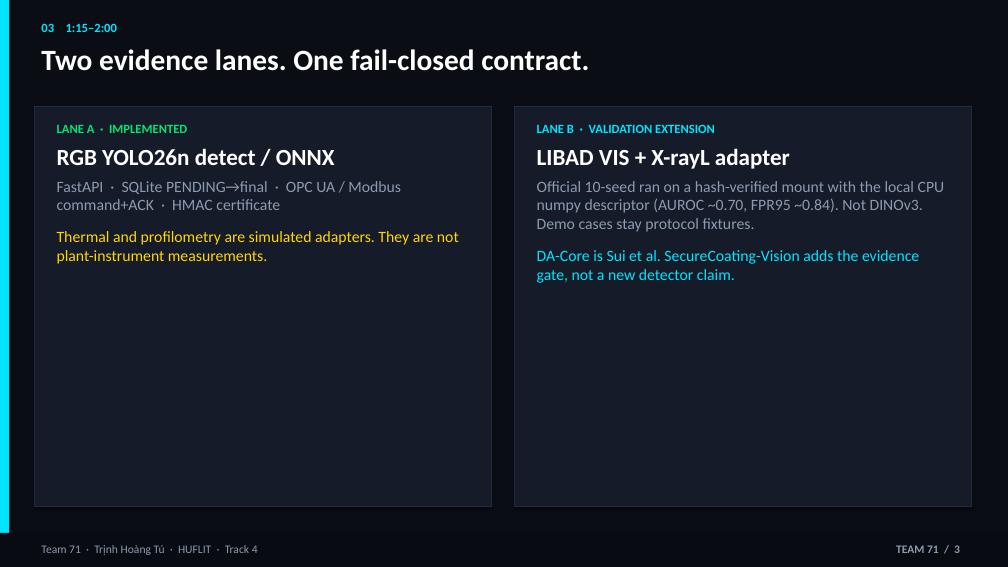
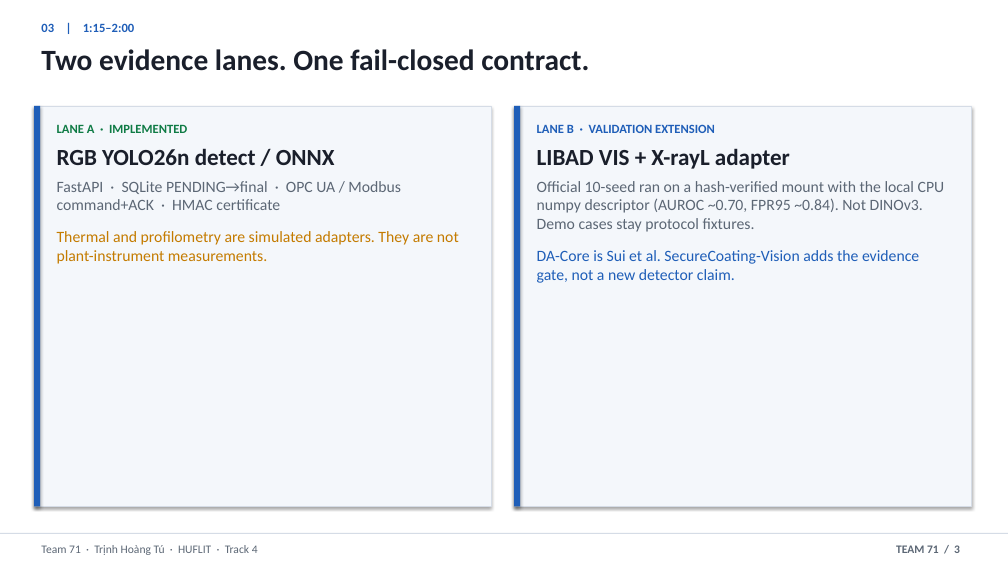
Before and after one commit to thtcsec/securecoating-vision, a slide deck: slide 3 of SecureCoating-Vision_Final_Defense_6min.pptx. Drawn at 1008x567 pixels with LibreOffice and Linux fonts; fonts in the diff are those of the drawing. Boxes give left, top, right and bottom in pixels: in the first picture for what was removed or moved away, otherwise in the second. Text is boxed around its words. In the diff, an @@ line names an element or a change of style, - is before the commit and + after.

```diff
--- a/SecureCoating-Vision_Final_Defense_6min.pptx
+++ b/SecureCoating-Vision_Final_Defense_6min.pptx
@@ rectangle at [0,0,1008,567]: fill #0A0D14 to #FFFFFF @@
@@ text at [41,23,134,32]: text changed; text colour #00E5FF to #1F5EB8 @@
-03 1:15–2:00
+03 | 1:15–2:00
@@ text "Two evidence lanes. One fail-closed ..." at [41,49,589,71]: text colour #FFFFFF to #1A1F2B @@
@@ rectangle at [34,106,492,507]: fill #151B28 to #F4F7FB; outline #222C3E 0.5 pt to #D5DCE6 0.5 pt @@
@@ rectangle: place and size @@
-rectangle at [0,0,9,567]
+rectangle at [34,106,40,507]
@@ rectangle at [34,106,40,507]: fill #00E5FF to #1F5EB8 @@
@@ text "LANE A · IMPLEMENTED" at [57,125,459,264]: text colour #00E676 to #0F7B45 in "LANE A · IMPLEMENTED"; text colour #FFFFFF to #1A1F2B in "RGB YOLO26n detect / ONNX"; text colour #8C9BAE to #5C6775 in "FastAPI · SQLite PENDING→final · OPC UA ..."; text colour #FFD600 to #C47B00 in "Thermal and profilometry are simulated adapters. They ..." @@
@@ rectangle at [514,106,972,507]: fill #151B28 to #F4F7FB; outline #222C3E 0.5 pt to #D5DCE6 0.5 pt @@
@@ rectangle added at [514,106,520,507], fill #1F5EB8 @@
@@ text "LANE B · VALIDATION EXTENSION" at [537,124,945,283]: text colour #00E5FF to #1F5EB8 in "LANE B · VALIDATION EXTENSION", "DA-Core is Sui et al. SecureCoating-Vision adds ..."; text colour #FFFFFF to #1A1F2B in "LIBAD VIS + X-rayL adapter"; text colour #8C9BAE to #5C6775 in "Official 10-seed ran on a hash-verified mount ..." @@
@@ rectangle: place and size @@
-rectangle at [0,533,1008,567]
+rectangle at [0,533,1008,534]
@@ rectangle at [0,533,1008,534]: fill #080B12 to #D5DCE6 @@
@@ text "Team 71 · Trịnh Hoàng ..." at [41,545,258,555]: text colour #8C9BAE to #5C6775 @@
@@ text "TEAM 71 / 3" at [896,545,960,553]: text colour #8C9BAE to #5C6775 @@
```
Also in this commit, not shown: 7 other slides changed, 4 other files.
